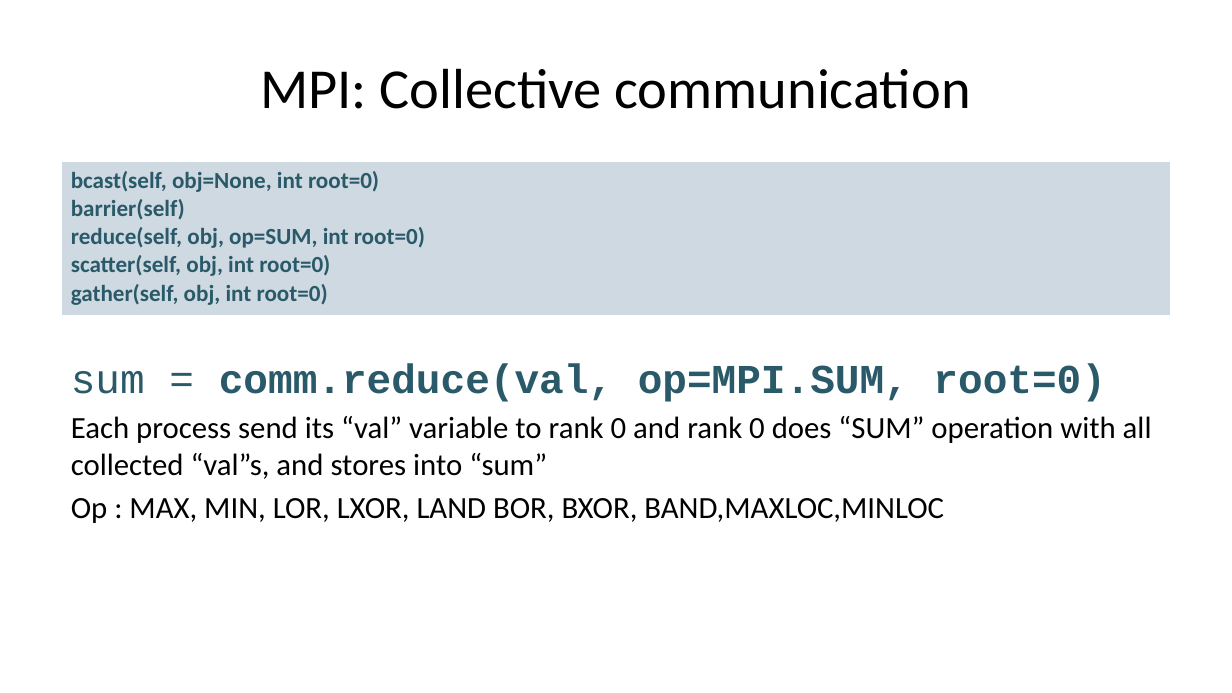
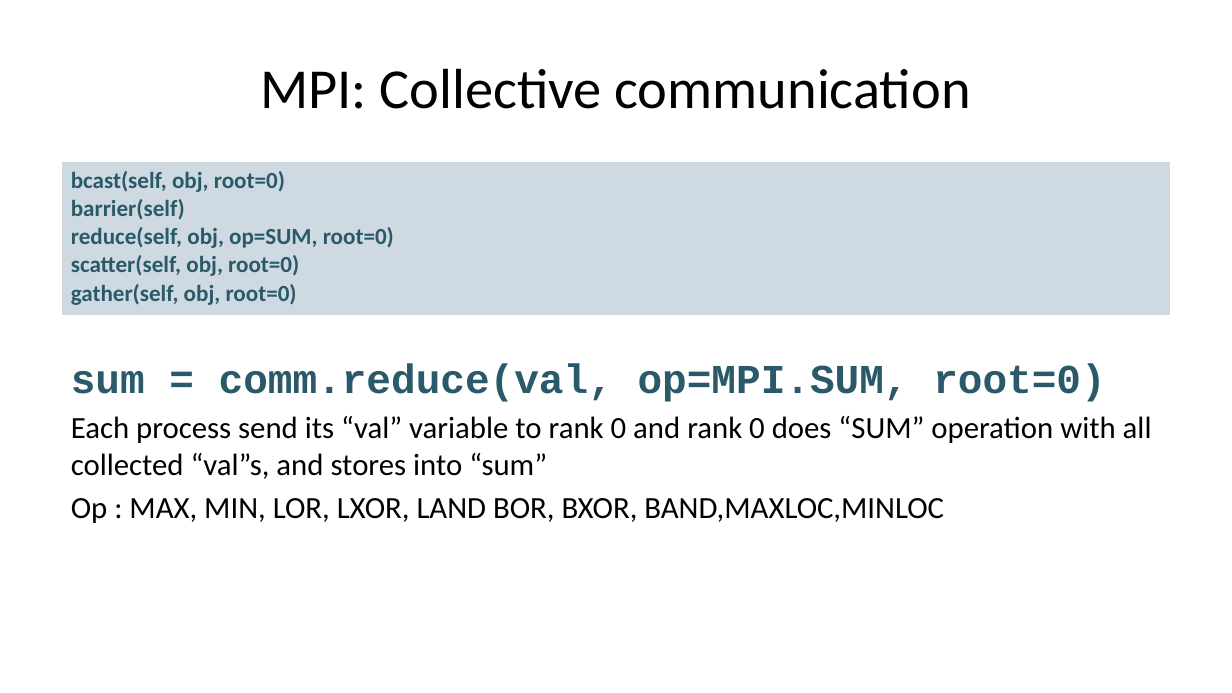
Before and after one commit to nesi/training, a slide deck: slide 44 of otago2014-05/mpi/MPI_in_Python_slides.pptx. Drawn at 1232x693 pixels with LibreOffice and Linux fonts; fonts in the diff are those of the drawing. Boxes give left, top, right and bottom in pixels: in the first picture for what was removed or moved away, otherwise in the second. Text is boxed around its words. In the diff, an @@ line names an element or a change of style, - is before the commit and + after.

```diff
--- a/otago2014-05/mpi/MPI_in_Python_slides.pptx
+++ b/otago2014-05/mpi/MPI_in_Python_slides.pptx
@@ table at <box>62,162,1171,317</box> @@
-row 1, column 1: bcast(self, obj=None, int root=0) / barrier(self) / reduce(self, obj, op=SUM, int root=0) / scatter(self, obj, int root=0) / gather(self, obj, int root=0)
+row 1, column 1: bcast(self, obj, root=0) / barrier(self) / reduce(self, obj, op=SUM, root=0) / scatter(self, obj, root=0) / gather(self, obj, root=0)
@@ text at <box>71,363,1105,402</box>: bold on in "sum =" @@
```
Also in this commit, not shown: 1 other slide changed, 4 other files.
